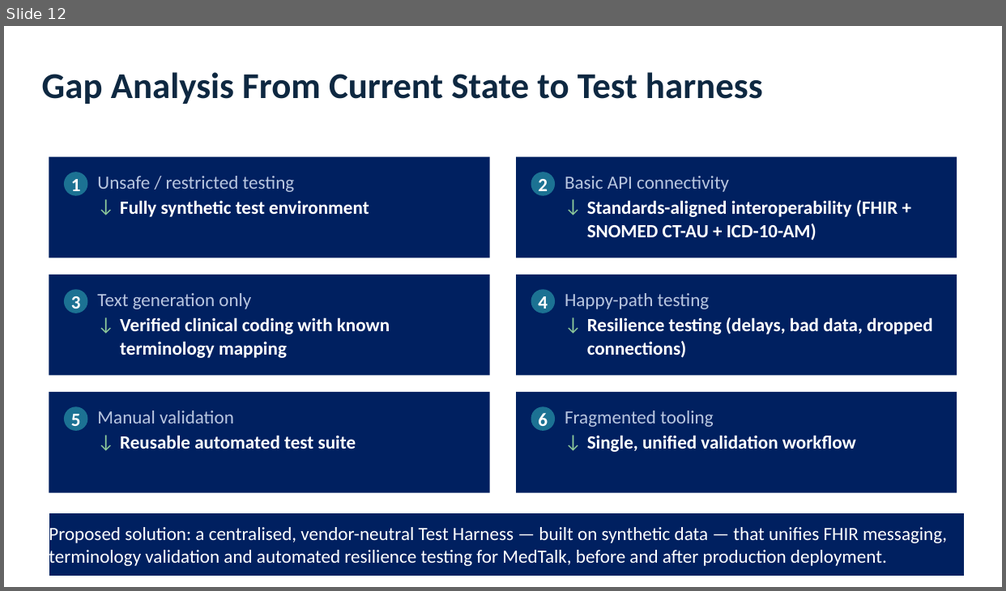
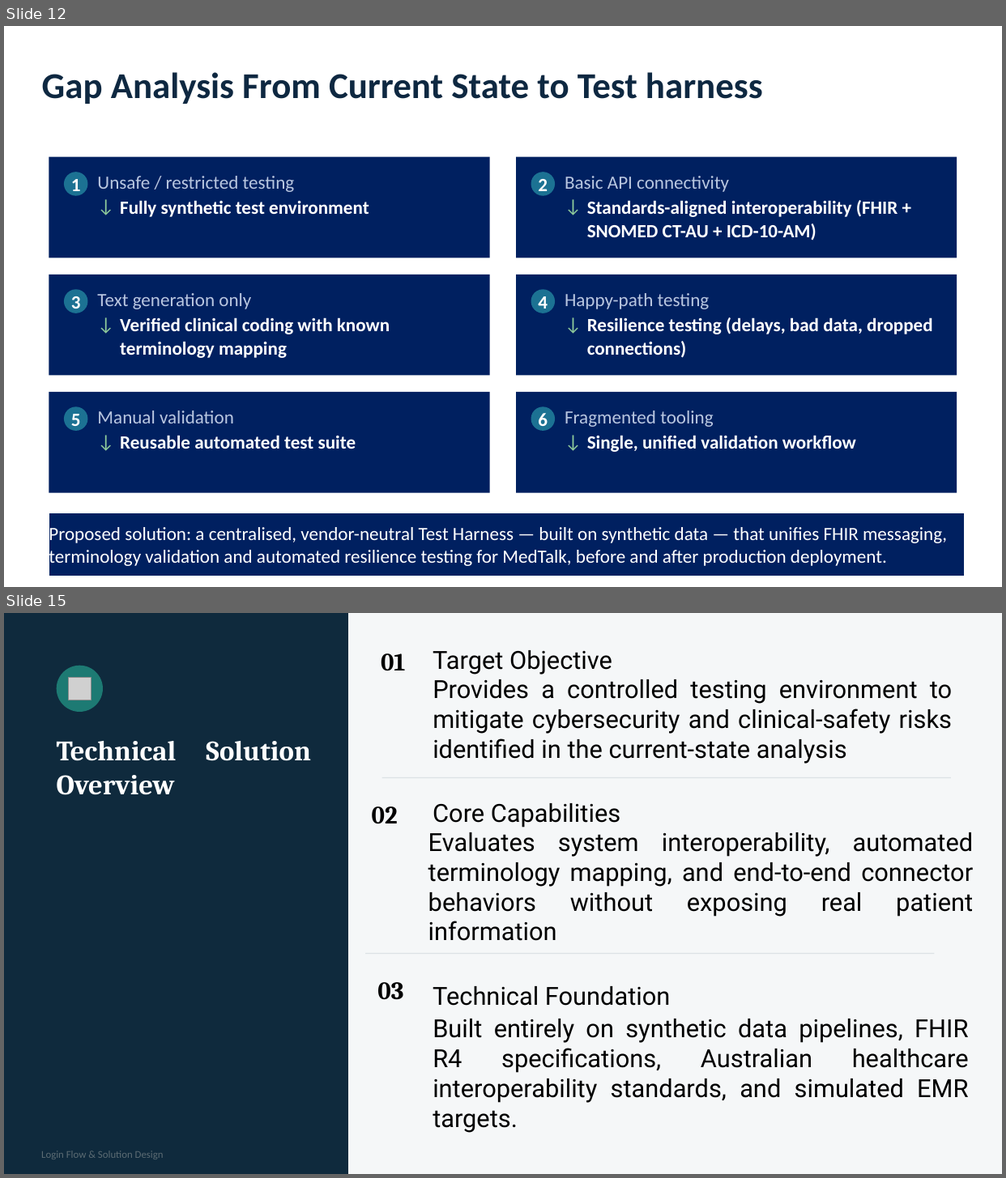
Before and after one commit to SkinnySeal17/HEAALTHCARE_SYSTEM, a slide deck: DOCUMENTS/Presentation_Assignment2.pptx. Shown one above the other, each under a label of ours: slide 12 before the commit, slides 12 and 15 after it; the slides between them are not shown. The pictures are 1006x591 and 1006x1178 pixels, drawn with LibreOffice and Linux fonts; fonts in the diff are those of the drawing; grey boxes stand for pictures. Boxes give left, top, right and bottom in pixels: in the first picture for what was removed or moved away, otherwise in the second. Text is boxed around its words. In the diff, an @@ line names an element or a change of style, - is before the commit and + after.

```diff
--- a/DOCUMENTS/Presentation_Assignment2.pptx
+++ b/DOCUMENTS/Presentation_Assignment2.pptx
@@ slide 15 added at <box>4,613,1002,1174</box>, background #F5F7F8 @@
@@ rectangle added at <box>4,613,348,1174</box>, fill #0F2A3D @@
@@ text added at <box>381,653,406,671</box>, 24 pt, text #000000, bold @@
+01
@@ text added at <box>432,650,612,675</box>, 24 pt, text #000000 @@
+Target Objective
@@ ellipse added at <box>57,666,103,712</box>, fill #1D7A73 @@
@@ picture added at <box>68,677,91,700</box> @@
@@ text added at <box>432,679,952,764</box>, 24 pt, text #000000 @@
+Provides a controlled testing environment to mitigate cybersecurity and clinical-safety risks identified in the current-state analysis
@@ text added at <box>57,741,311,761</box>, 27 pt, text #FFFFFF, bold @@
+Technical Solution Overview
@@ line added from (382, 777) to (951, 777), #DCE2E5 1 pt @@
@@ text added at <box>372,807,398,824</box>, 24 pt, text #000000, bold @@
+02
@@ text added at <box>432,803,620,828</box>, 24 pt, text #000000 @@
+Core Capabilities
@@ text added at <box>428,833,974,941</box>, 24 pt, text #000000 @@
+Evaluates system interoperability, automated terminology mapping, and end-to-end connector behaviors without exposing real patient information
@@ line added from (365, 954) to (935, 954), #DCE2E5 1 pt @@
@@ text added at <box>377,982,403,1000</box>, 24 pt, text #000000, bold @@
+03
@@ text added at <box>432,986,670,1006</box>, 24 pt, text #000000 @@
+Technical Foundation
@@ text added at <box>432,1019,969,1133</box>, 24 pt, text #000000 @@
+Built entirely on synthetic data pipelines, FHIR R4 specifications, Australian healthcare interoperability standards, and simulated EMR targets.
@@ text added at <box>41,1151,164,1160</box>, 10 pt, text #5B6B73 @@
+Login Flow & Solution Design
```
Also in this commit, not shown: 9 other slides added.
